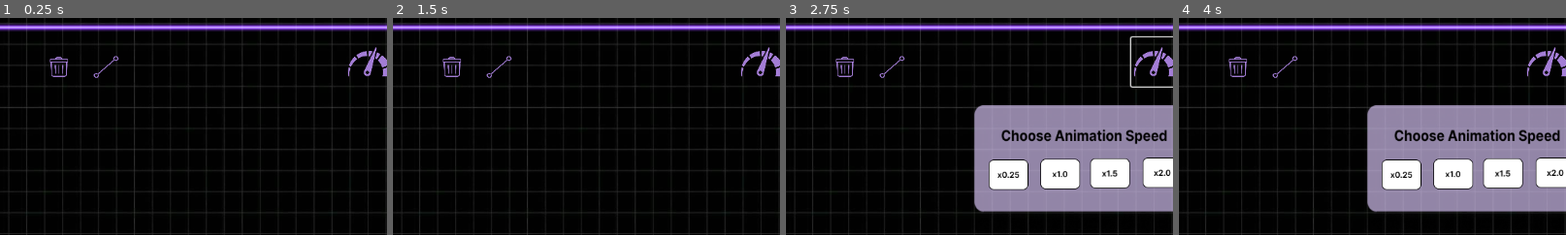
Above: before the commit, frames 1-4 (left to right).
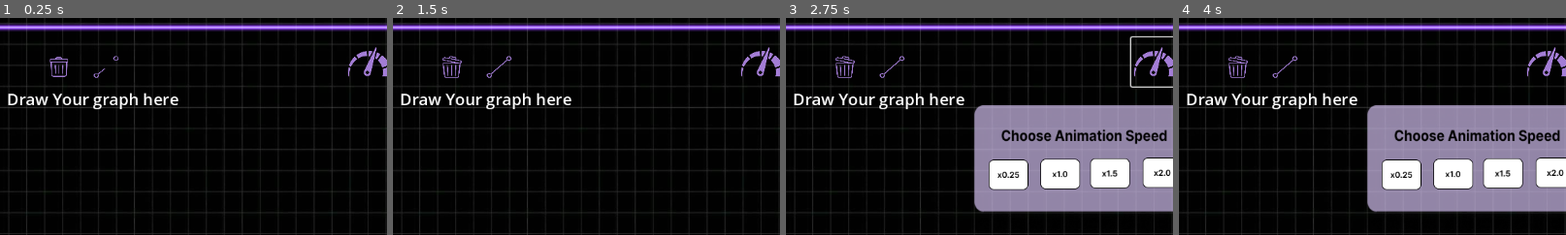
Above: after the commit, the same moments.

Repository: ftomara/Algo_MF
Game: Godot game, scene res://scenes/graph_scene_.tscn
The game is run twice, just before and just after one commit, with the same random seed, the same clock (stepped at 60 frames per second) and the same inputs.
Inputs (mouse positions are % of the whole screen's width and height, from its top left):
- Up to frame 1 (0.25 s): no input
- Up to frame 2 (1.5 s): click (45, 11) at 0.5 s; click (51, 11) at 1.25 s
- Up to frame 3 (2.75 s): click (85, 10) at 2 s
- Up to frame 4 (4 s): click (66, 36) at 2.75 s; click (72, 36) at 3.5 s
The pictures show only the part of the screen within x 37-87%, y 0-50%; the shares and areas given below are measured in that part.

The runs differ from the first frame. In frame 1, 1.1% of the frame differs, in the area x 2-47%, y 17-43%; in frame 2, 1.4%; in frame 3, 1.4%; in frame 4, 1.4%.

Commit message:
added delete mode and line mode and animation to line tool

Diff:
--- a/algo_visualizer/scenes/graph_scene_.tscn
+++ b/algo_visualizer/scenes/graph_scene_.tscn
@@ -29,6 +29,7 @@
 [ext_resource type="Texture2D" uid="uid://bok0s7pwnd8g4" path="res://assets/recycle-bin.png" id="27_xqq70"]
 [ext_resource type="Texture2D" uid="uid://b1shcljtm1x78" path="res://assets/recycle-bin (1).png" id="28_a712f"]
 [ext_resource type="Texture2D" uid="uid://eaxfa1hjjy5b" path="res://assets/nodes.png" id="29_535tv"]
+[ext_resource type="Texture2D" uid="uid://cjs3givi35t8q" path="res://assets/nodes_1.png" id="29_wtnk6"]
 
 [sub_resource type="StyleBoxTexture" id="StyleBoxTexture_dn7nt"]
 content_margin_left = 8.0
@@ -492,6 +493,7 @@
 offset_right = 159.5
 offset_bottom = 89.0
 grow_horizontal = 2
+toggle_mode = true
 texture_normal = ExtResource("27_xqq70")
 texture_pressed = ExtResource("28_a712f")
 texture_hover = ExtResource("28_a712f")
@@ -508,9 +510,25 @@
 offset_right = 229.5
 offset_bottom = 89.0
 grow_horizontal = 2
-texture_normal = ExtResource("29_535tv")
+toggle_mode = true
+texture_normal = ExtResource("29_wtnk6")
+texture_pressed = ExtResource("29_535tv")
+texture_hover = ExtResource("29_535tv")
 ignore_texture_size = true
 stretch_mode = 0
+
+[node name="Label" type="Label" parent="."]
+layout_mode = 1
+anchors_preset = 5
+anchor_left = 0.5
+anchor_right = 0.5
+offset_left = 64.5
+offset_top = 104.0
+offset_right = 318.5
+offset_bottom = 138.0
+grow_horizontal = 2
+theme_override_font_sizes/font_size = 24
+text = "Draw Your graph here"
 
 [connection signal="pressed" from="speed" to="." method="_on_speed_pressed"]
 [connection signal="pressed" from="AlgoIcon" to="." method="_on_algo_icon_pressed"]
@@ -521,6 +539,5 @@
 [connection signal="pressed" from="UserGuide" to="." method="_on_user_guide_pressed"]
 [connection signal="canceled" from="DeleteNodeDialog" to="." method="_on_delete_node_dialog_canceled"]
 [connection signal="confirmed" from="DeleteNodeDialog" to="." method="_on_delete_node_dialog_confirmed"]
-[connection signal="pressed" from="trash" to="." method="_on_trash_pressed"]
 [connection signal="toggled" from="trash" to="." method="_on_trash_toggled"]
-[connection signal="pressed" from="line" to="." method="_on_line_pressed"]
+[connection signal="toggled" from="line" to="." method="_on_line_toggled"]
--- a/algo_visualizer/scripts/graph_scene_.gd
+++ b/algo_visualizer/scripts/graph_scene_.gd
@@ -111,46 +111,38 @@
 	_hide_value_window()
 
 func _on_node_clicked(node):
-	# Prevent overlapping selections and processing
-	if selection_lock or delete_node_dialog.visible:
-		print("Selection blocked - lock:", selection_lock, "dialog:", delete_node_dialog.visible)
-		return
-
-	selection_lock = true
-	print("\n=== NODE CLICK DEBUG ===")
-	print("Clicked node: ", node.get_node("Gnode/Label").text)
-	print("Current click_number: ", click_number)
-	print("Current node_a: ", node_a.get_node("Gnode/Label").text if node_a else "null")
-	print("Current node_b: ", node_b.get_node("Gnode/Label").text if node_b else "null")
-
-	# First click - select node A
-	if click_number == 0:
+
+	#print("\n=== NODE CLICK DEBUG ===")
+	#print("Clicked node: ", node.get_node("Gnode/Label").text)
+	#print("Current click_number: ", click_number)
+	#print("Current node_a: ", node_a.get_node("Gnode/Label").text if node_a else "null")
+	#print("Current node_b: ", node_b.get_node("Gnode/Label").text if node_b else "null")
+
+	if Current_mode == Modes.DeleteMode :
+
 		node_a = node
-		click_number = 1
-		print("Set as node_a: ", node_a.get_node("Gnode/Label").text)
-		# Visual feedback could be added here (highlight node)
-
-	# Second click - select node B and process connection
-	elif click_number == 1:
-		node_b = node
-		click_number = 2
-		print("Set as node_b: ", node_b.get_node("Gnode/Label").text)
-
-		# Process the connection immediately
-		if node_a == node_b:
-			print("Same node clicked twice - showing delete dialog")
-			delete_node_dialog.popup_centered()
-		else:
+		delete_node_dialog.popup_centered()
+
+	if Current_mode == Modes.LineMode:
+
+		if click_number == 0:
+			node_a = node
+			click_number = 1
+			print("Set as node_a: ", node_a.get_node("Gnode/Label").text)
+
+		elif click_number == 1:
+			node_b = node
+			click_number = 2
+			print("Set as node_b: ", node_b.get_node("Gnode/Label").text)
+
+		if node_a != null and node_b != null :
 			print("Different nodes - attempting to create connection")
 			_draw_line(node_a, node_b)
 			_reset_selection()
 
-	print("After processing - click_number: ", click_number)
-	print("=== END DEBUG ===\n")
-
-	# Use a shorter delay and unlock selection
-	#await get_tree().create_timer(0.05).timeout
-	selection_lock = false
+	#print("After processing - click_number: ", click_number)
+	#print("=== END DEBUG ===\n")
+
 
 func _reset_selection():
 	print("Resetting selection")
@@ -273,16 +265,23 @@
 	delete_node_dialog.hide()
 
 
-func _on_trash_pressed():
-	Current_mode = Modes.DeleteMode
-
-func _on_line_pressed():
-	Current_mode = Modes.LineMode
-
-
 func _on_trash_toggled(toggled_on):
-	if Current_mode == Modes.DeleteMode :
+	print("======== Trash TOGGLED==========")
+	if !toggled_on and Current_mode == Modes.DeleteMode :
 		Current_mode = Modes.NormalMode
-
-	elif Current_mode == Modes.LineMode:
-		Current_mode= Modes.NormalMode
+		print(" Trash toggle off")
+
+	elif toggled_on and Current_mode == Modes.LineMode or Current_mode == Modes.NormalMode:
+		Current_mode= Modes.DeleteMode
+		print(" Trash toggle on")
+
+
+func _on_line_toggled(toggled_on):
+	print("======== Line TOGGLED==========")
+	if !toggled_on and Current_mode == Modes.LineMode :
+		Current_mode = Modes.NormalMode
+		print(" Line toggle off")
+
+	elif toggled_on and Current_mode == Modes.DeleteMode or Current_mode == Modes.NormalMode:
+		Current_mode= Modes.LineMode
+		print(" Line toggle on")
Binary file added: algo_visualizer/assets/nodes_1.png
Not shown, added: algo_visualizer/assets/nodes_1.png.import
Binary file added: algo_visualizer/assets/nodes_2.png
Not shown, added: algo_visualizer/assets/nodes_2.png.import
Not shown: 1 places in algo_visualizer/scenes/graph_scene_.tscn that only renumber resources
Not shown, added: .DS_Store
Not shown, added: algo_visualizer/.DS_Store
